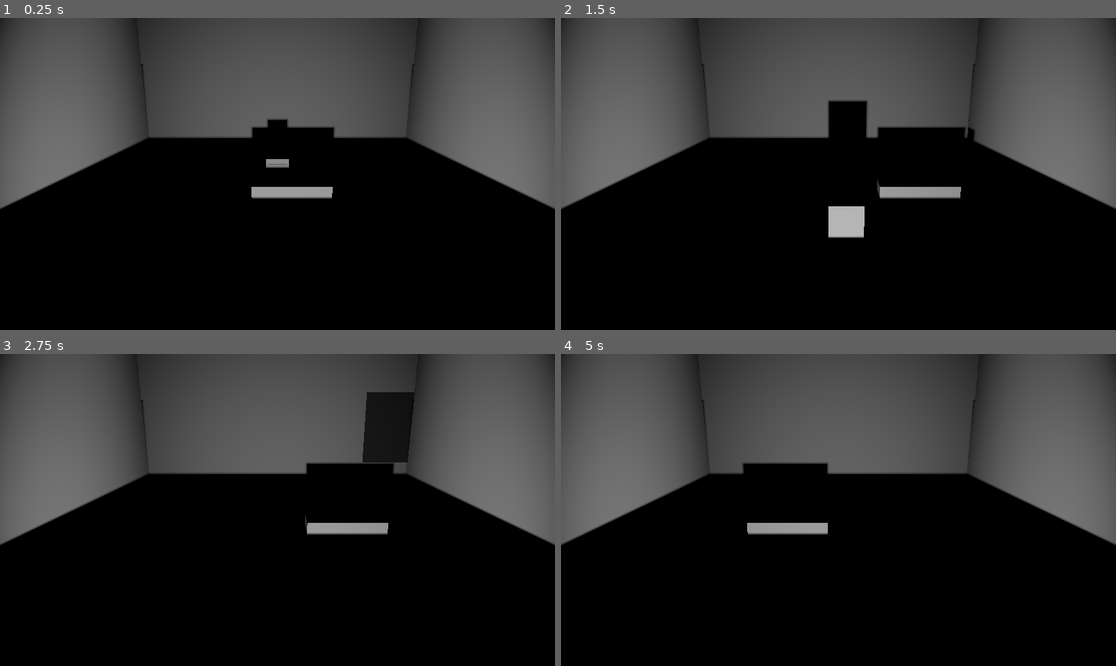
Above: before the commit, frames 1-4 (two rows, left to right).
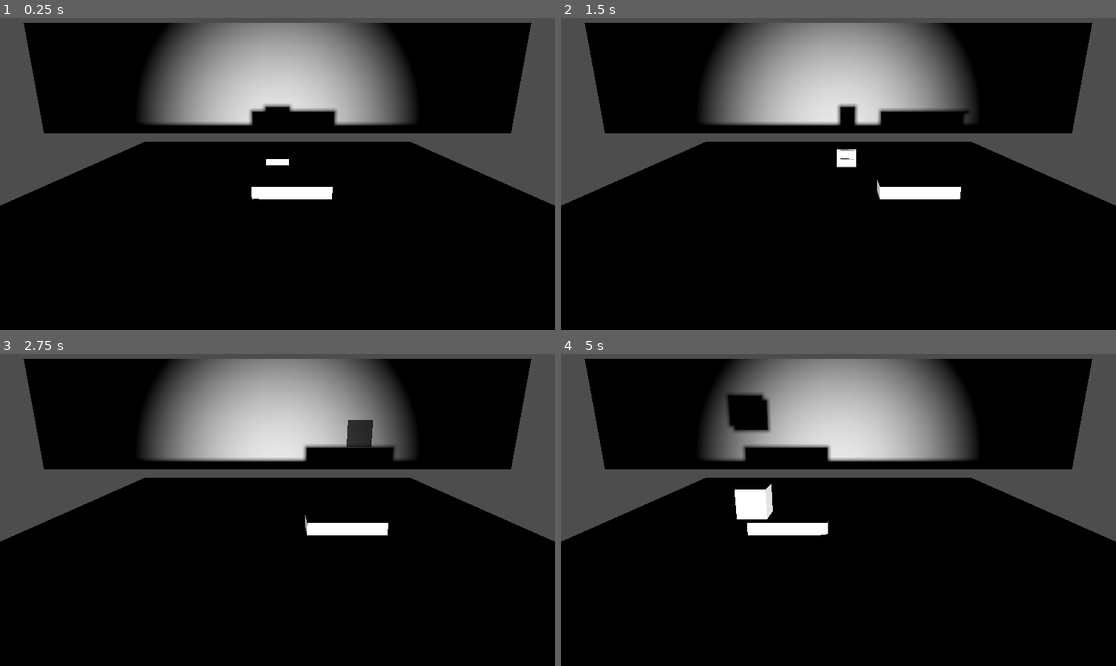
Above: after the commit, the same moments.

Repository: connorheyz/shadow-play
Game: Godot game, scene res://main_scene.tscn
Two runs of this game, one before a commit and one after it. Both use one fixed random seed, a clock stepped at 60 frames per second and the inputs below.
Inputs:
- Up to frame 1 (0.25 s): no input
- Up to frame 2 (1.5 s): hold D (move_right) 0.53-1.28 s; tap E (switch_mode) at 0.6, 1.35 s; tap Space (jump) at 0.77 s; hold S (move_down) from 1.28 s (still down)
- Up to frame 3 (2.75 s): tap Space (jump) at 1.52 s; release S (move_down) at 2.03 s; hold D (move_right) from 2.03 s (still down); tap E (switch_mode) at 2.1 s
- Up to frame 4 (5 s): release D (move_right) at 2.78 s; hold W (move_up) 2.78-3.53 s; tap E (switch_mode) at 2.85, 3.6, 4.35 s; tap Space (jump) at 3.02, 3.77, 4.52 s; hold A (move_left) from 3.53 s (still down)

The runs differ from the first frame. In frame 1, 35% of the frame differs, in the area x 0-100%, y 0-62%; in frame 2, 36%, in the area x 0-100%, y 0-71%; in frame 3, 35%; in frame 4, 35%.

Commit message:
improved collider

Diff:
--- a/main_scene.tscn
+++ b/main_scene.tscn
@@ -35,9 +35,10 @@
 [node name="Stage" type="Node3D" parent="."]
 
 [node name="BackWall" type="StaticBody3D" parent="Stage"]
-transform = Transform3D(20, 0, 0, 0, 10, 0, 0, 0, 1, 0, 5, -10)
+transform = Transform3D(45.6532, 0, 0, 0, 10, 0, 0, 0, 1, 0, 5, -18.0868)
 
 [node name="MeshInstance3D" type="MeshInstance3D" parent="Stage/BackWall"]
+transform = Transform3D(1, 0, 0, 0, 1, 0, 0, 0, 1, 0, 0, 0)
 mesh = SubResource("BoxMesh_1")
 surface_material_override/0 = SubResource("StandardMaterial3D_1")
 
@@ -48,26 +49,6 @@
 
 [node name="CollisionShape2D" type="CollisionShape2D" parent="Stage/BackWall/Wall2D"]
 shape = SubResource("RectangleShape2D_7luki")
-
-[node name="LeftWall" type="StaticBody3D" parent="Stage"]
-transform = Transform3D(1, 0, 0, 0, 10, 0, 0, 0, 20, -10, 5, 0)
-
-[node name="MeshInstance3D" type="MeshInstance3D" parent="Stage/LeftWall"]
-mesh = SubResource("BoxMesh_1")
-surface_material_override/0 = SubResource("StandardMaterial3D_1")
-
-[node name="CollisionShape3D" type="CollisionShape3D" parent="Stage/LeftWall"]
-shape = SubResource("BoxShape3D_1")
-
-[node name="RightWall" type="StaticBody3D" parent="Stage"]
-transform = Transform3D(1, 0, 0, 0, 10, 0, 0, 0, 20, 10, 5, 0)
-
-[node name="MeshInstance3D" type="MeshInstance3D" parent="Stage/RightWall"]
-mesh = SubResource("BoxMesh_1")
-surface_material_override/0 = SubResource("StandardMaterial3D_1")
-
-[node name="CollisionShape3D" type="CollisionShape3D" parent="Stage/RightWall"]
-shape = SubResource("BoxShape3D_1")
 
 [node name="Floor" type="StaticBody3D" parent="Stage"]
 transform = Transform3D(20, 0, 0, 0, 1, 0, 0, 0, 20, 0, 0, 0)
@@ -109,8 +90,9 @@
 light_specular = 0.0
 light_bake_mode = 0
 shadow_enabled = true
-spot_range = 30.0
-spot_angle_attenuation = 0.5
+spot_range = 35.489
+spot_attenuation = 0.0
+spot_angle = 60.0
 
 [node name="PlayerShadow" type="CharacterBody3D" parent="." node_paths=PackedStringArray("shadow_collider")]
 transform = Transform3D(1, 0, 0, 0, 1, 0, 0, 0, 1, -100, 2.233, 4.502)
@@ -128,6 +110,7 @@
 pixel_size = 0.1
 texture = ExtResource("5_6spin")
 
-[node name="ShadowCollider" parent="PlayerShadow" node_paths=PackedStringArray("spotlights") instance=ExtResource("6_23ysp")]
+[node name="ShadowCollider" parent="PlayerShadow" node_paths=PackedStringArray("spotlights", "back_wall") instance=ExtResource("6_23ysp")]
 spotlights = [NodePath("../../Spotlight")]
 vertices = Array[Vector3]([Vector3(-1, 1, 0), Vector3(1, -1, 0), Vector3(1, 1, 0), Vector3(-1, -1, 0)])
+back_wall = NodePath("../../Stage/BackWall")
--- a/player_shadow.gd
+++ b/player_shadow.gd
@@ -14,6 +14,7 @@
 	shadow_collider.body_collided.connect(_move_object)
 
 func _move_object(hit_normal: Vector3):
+	print("object hit with normal = ", normal)
 	object_should_move = true
 	normal = hit_normal
 
--- a/shadow_collider.gd
+++ b/shadow_collider.gd
@@ -3,6 +3,7 @@
 
 @export var spotlights: Array[Node3D] = []
 @export var vertices: Array[Vector3] = []
+@export var back_wall: Node3D
 
 signal body_collided(normal: Vector3)
 # Called when the node enters the scene tree for the first time.
@@ -14,8 +15,10 @@
 		var result = project_ray_to_point(origin, vertex)
 		if result:
 			var other = result.collider
-			if (other is CharacterBody2D):
-				return other.velocity
+			if (other is CharacterBody3D):
+				var normal = (other.velocity * (origin.z - back_wall.position.z)/(origin.z - other.position.z))
+				normal *= 1.1
+				return normal
 			return Vector3(0, 0, 0)
 	return null
 
